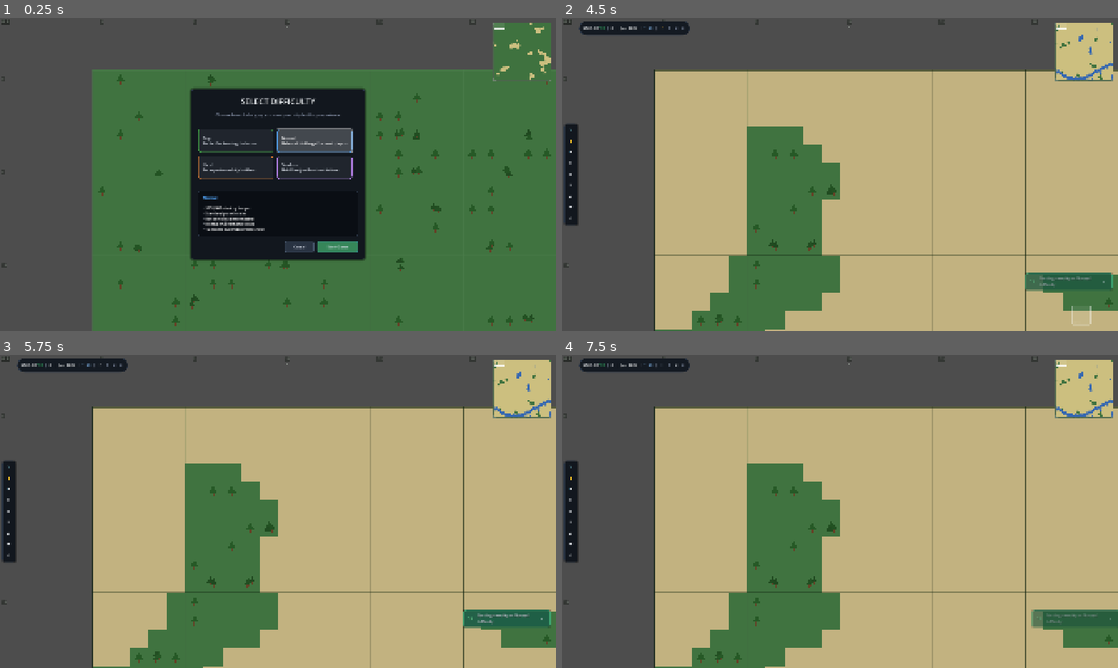
Above: before the commit, frames 1-4 (two rows, left to right).
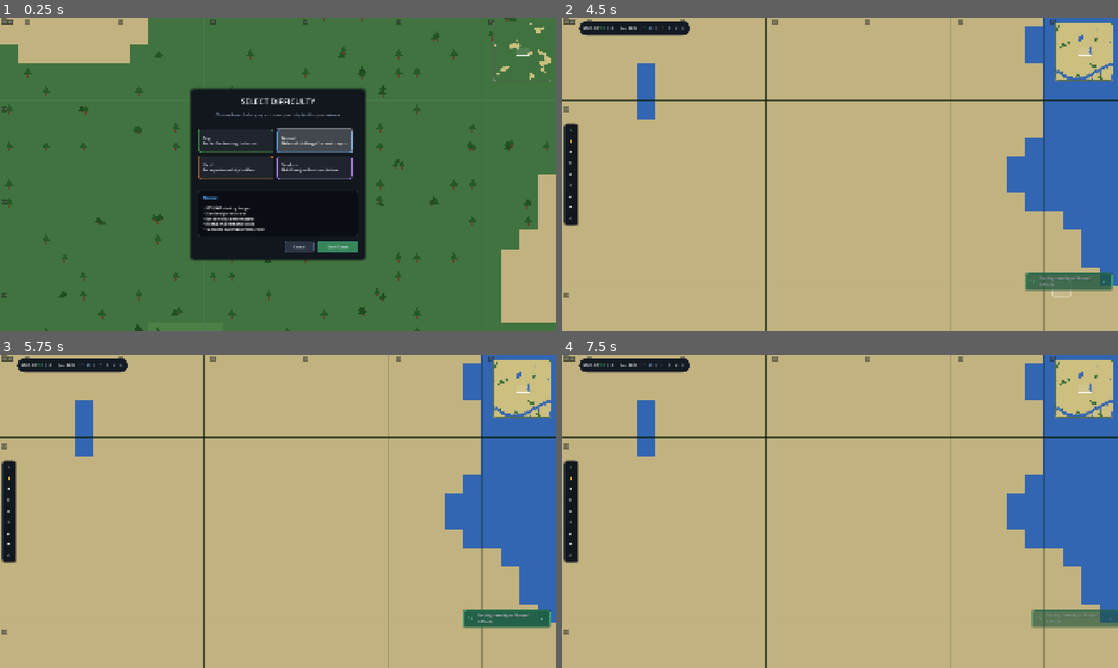
Above: after the commit, the same moments.

Repository: oudsteyn/silicon-springs
Game: Godot game, scene res://scenes/main.tscn
Two runs of this game, one before a commit and one after it. Both use one fixed random seed, a clock stepped at 60 frames per second and the inputs below.
Inputs:
- Up to frame 1 (0.25 s): no input
- Up to frame 2 (4.5 s): click "Easy Perfect for learning the…" at 0.5 s; click "Easy Perfect for learning the…" at 1.25 s; click "Normal Balanced challenge for…" at 2 s; click "Normal Balanced challenge for…" at 2.75 s; click "Start Game" at 3.5 s; click "Start Game" at 4.25 s
- Up to frame 3 (5.75 s): click ">" at 5 s
- Up to frame 4 (7.5 s): click "1" at 5.75 s; click "||" at 6.5 s; click "2" at 7.25 s

The runs differ from the first frame. In frame 1, 34% of the frame differs, in the area x 0-100%, y 0-100%; in frame 2, 49%; in frame 3, 49%; in frame 4, 49%.

Commit message:
Center camera on game board at startup
Co-Authored-By: Claude Opus 4.5 <noreply@anthropic.com>

Diff:
--- a/scenes/game_world.gd
+++ b/scenes/game_world.gd
@@ -125,6 +125,12 @@
 func _ready() -> void:
 	# Add to group for easy finding
 	add_to_group("game_world")
+
+	# Center camera on the game board
+	camera.position = Vector2(
+		GridConstants.WORLD_WIDTH / 2.0,
+		GridConstants.WORLD_HEIGHT / 2.0
+	)
 
 	# Connect UIManager tool changes
 	UIManager.tool_changed.connect(_on_ui_manager_tool_changed)
